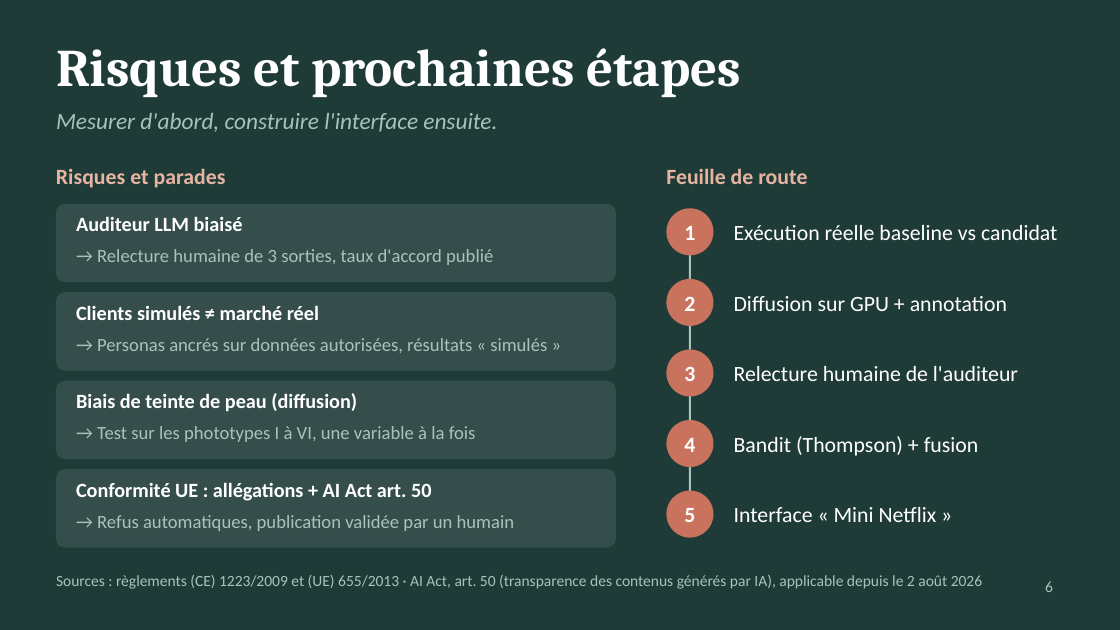
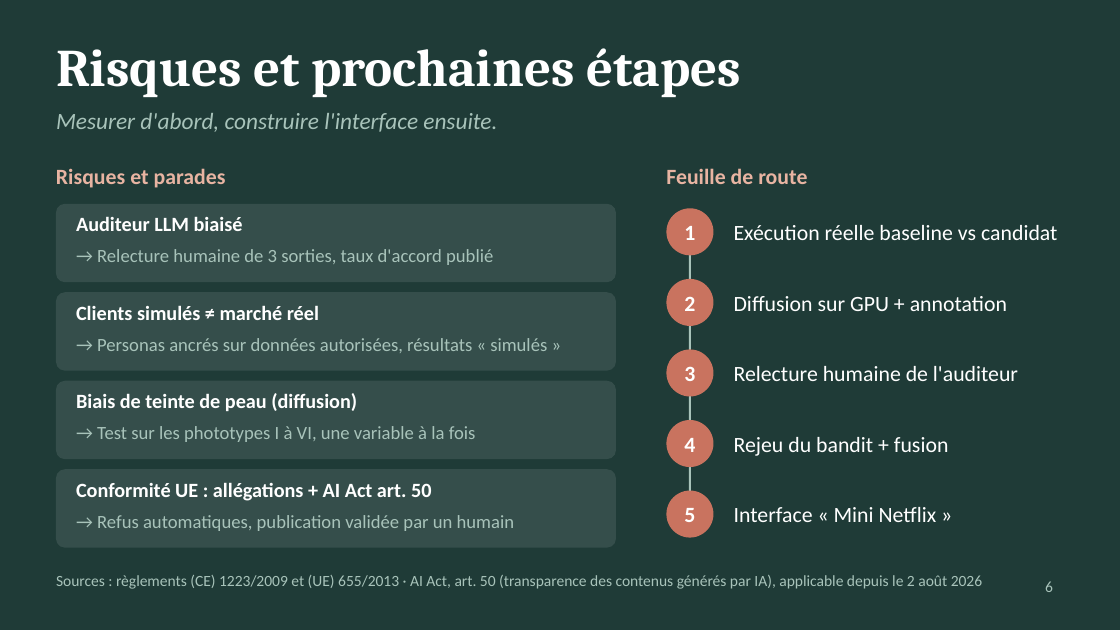
Before and after one commit to mike-brady1/AI-Consulting-Firm-Skincare, a slide deck: slide 6 of docs/presentation_projet.pptx. Drawn at 1120x630 pixels with LibreOffice and Linux fonts; fonts in the diff are those of the drawing. Boxes give left, top, right and bottom in pixels: in the first picture for what was removed or moved away, otherwise in the second. Text is boxed around its words. In the diff, an @@ line names an element or a change of style, - is before the commit and + after.

```diff
--- a/docs/presentation_projet.pptx
+++ b/docs/presentation_projet.pptx
@@ text at box(734, 437, 949, 456): text changed @@
-Bandit (Thompson) + fusion
+Rejeu du bandit + fusion
```
Also in this commit, not shown: 2 other slides changed, 12 other files.
